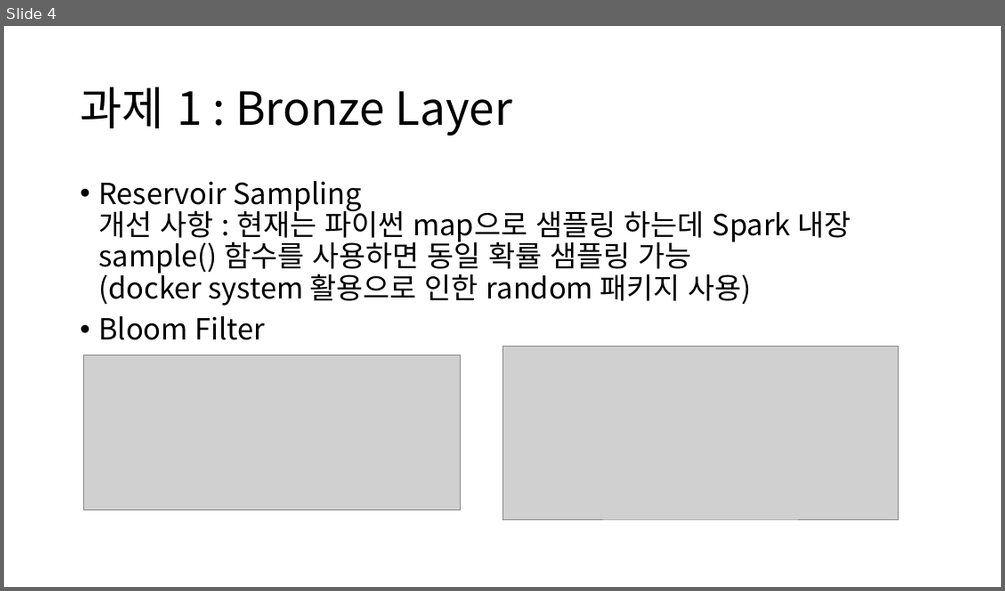
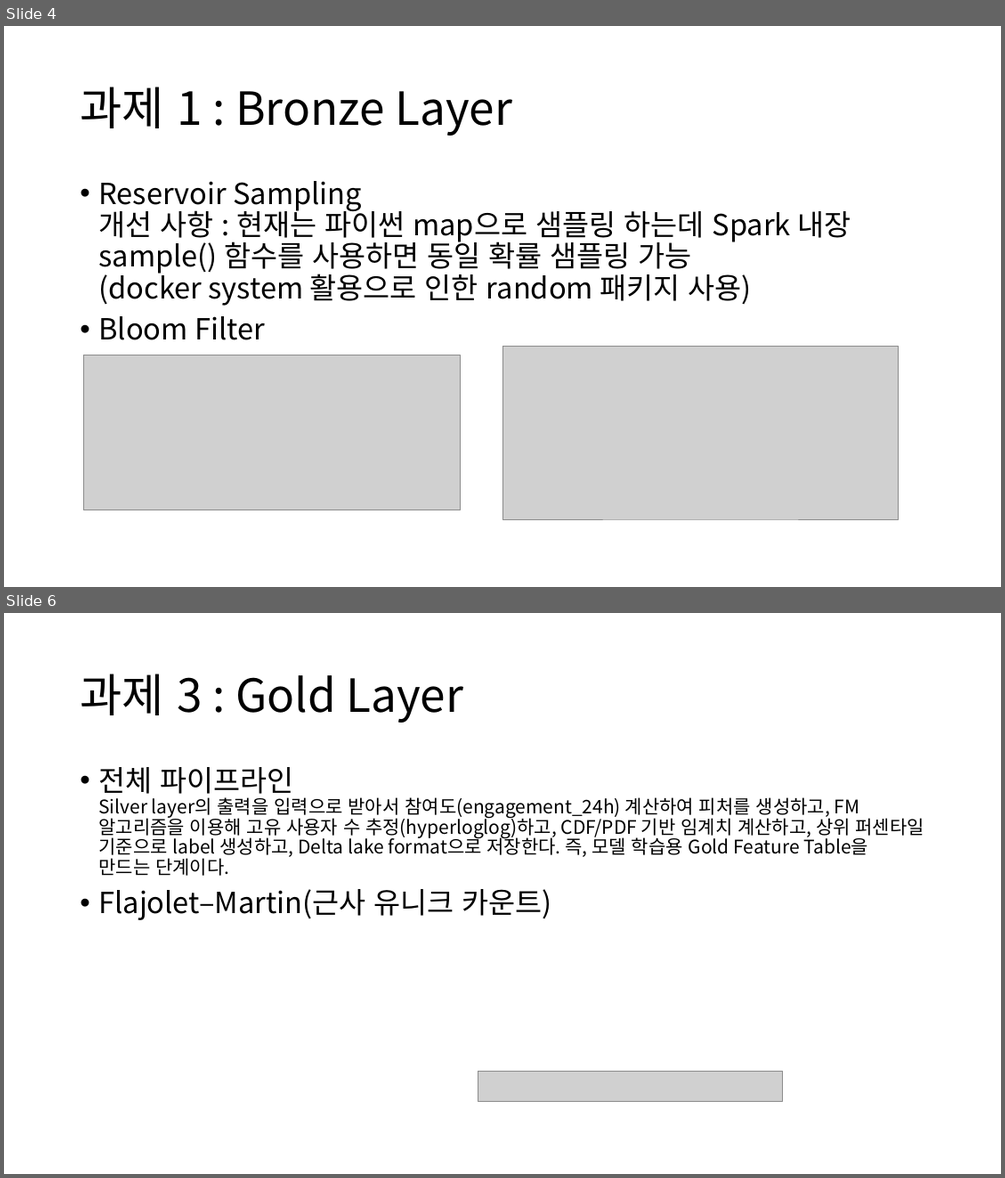
Before and after one commit to LimChanju/Video-Social-Realtime-Pipeline, a slide deck: 빅데이터 분석 과제.pptx. Shown one above the other, each under a label of ours: slide 4 before the commit, slides 4 and 6 after it; the slides between them are not shown. The pictures are 1005x591 and 1005x1178 pixels, drawn with LibreOffice and Linux fonts; fonts in the diff are those of the drawing; grey boxes stand for pictures. Boxes give left, top, right and bottom in pixels: in the first picture for what was removed or moved away, otherwise in the second. Text is boxed around its words. In the diff, an @@ line names an element or a change of style, - is before the commit and + after.

Commit message:
Homework D, E. FM algorithm + PDF/CDF labeling applied.

```diff
--- a/빅데이터 분석 과제.pptx
+++ b/빅데이터 분석 과제.pptx
@@ slide 6 added at <box>4,613,1001,1174</box>, background #FFFFFF @@
@@ title added at <box>80,674,463,722</box>, 44 pt, text #000000 @@
+과제 3 : Gold Layer
@@ text added at <box>98,767,924,920</box>, 18 pt, text #000000 @@
+• 전체 파이프라인
+  Silver layer의 출력을 입력으로 받아서 참여도(engagement_24h) 계산하여 피처를 생성하고, FM 알고리즘을 이용해 고유 사용자 수 추정(hyperloglog)하고, CDF/PDF 기반 임계치 계산하고, 상위 퍼센타일 기준으로 label 생성하고, Delta lake format으로 저장한다. 즉, 모델 학습용 Gold Feature Table을 만드는 단계이다.
+• Flajolet–Martin(근사 유니크 카운트)
@@ picture added at <box>478,1070,783,1102</box> @@
```
Also in this commit, not shown: 1 slide changed, 18 other files.
